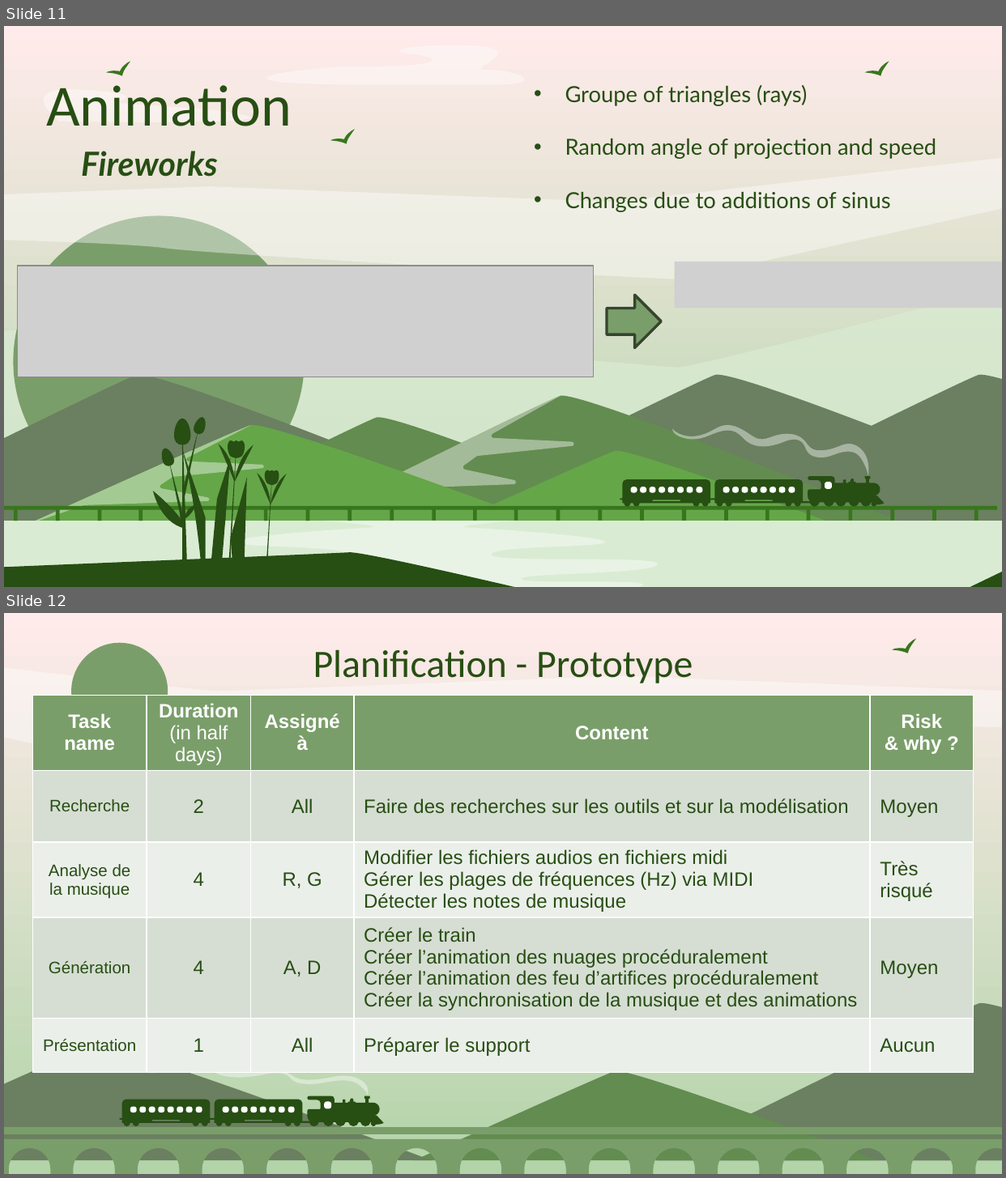
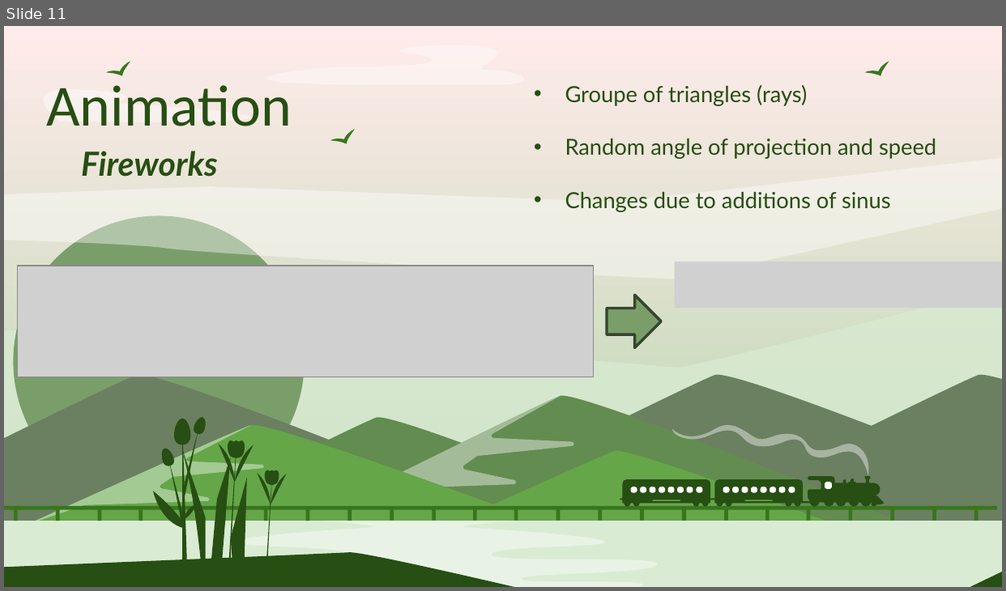
Before and after one commit to Smoother19/MusicAnimation, a slide deck: docs/presentation/PresProto.pptx. Shown one above the other, each under a label of ours: slides 11 and 12 before the commit, slide 11 after it. The pictures are 1006x1178 and 1006x591 pixels, drawn with LibreOffice and Linux fonts; fonts in the diff are those of the drawing; grey boxes stand for pictures. Boxes give left, top, right and bottom in pixels: in the first picture for what was removed or moved away, otherwise in the second. Text is boxed around its words. In the diff, an @@ line names an element or a change of style, - is before the commit and + after.

```diff
--- a/docs/presentation/PresProto.pptx
+++ b/docs/presentation/PresProto.pptx
@@ slide 12 removed at (4,613,1002,1174), background gradient #FFEBEB to #B2D4A8 @@
@@ freeform shape removed at (892,634,920,661) @@
@@ freeform shape removed at (4,647,1002,769) @@
@@ freeform shape removed at (72,643,168,739) @@
@@ title removed at (313,649,692,683) @@
-Planification - Prototype
@@ table removed at (33,695,972,1084), 5 rows, 5 columns @@
-Task name | Duration / (in half days) | Assigné à | Content | Risk / & why ?
-Recherche | 2 | All | Faire des recherches sur les outils et sur la modélisation | Moyen
-Analyse de la musique | 4 | R, G | Modifier les fichiers audios en fichiers midi / Gérer les plages de fréquences (Hz) via MIDI / Détecter les notes de musique | Très risqué
-Génération | 4 | A, D | Créer le train / Créer l’animation des nuages procéduralement / Créer l’animation des feu d’artifices procéduralement / Créer la synchronisation de la musique et des animations | Moyen
-Présentation | 1 | All | Préparer le support | Aucun
@@ freeform shape removed at (931,696,959,722) @@
@@ freeform shape removed at (657,1003,1002,1161) @@
@@ freeform shape removed at (4,1045,432,1161) @@
@@ group removed at (120,1064,384,1127): 19 freeform shapes @@
@@ freeform shape removed at (414,1071,878,1161) @@
@@ freeform shape removed at (4,1127,1002,1134) @@
@@ freeform shape removed at (4,1139,1002,1174) @@
```
Also in this commit, not shown: 2 slides changed, 3 slides added, 5 other slides removed, 1 other file.
